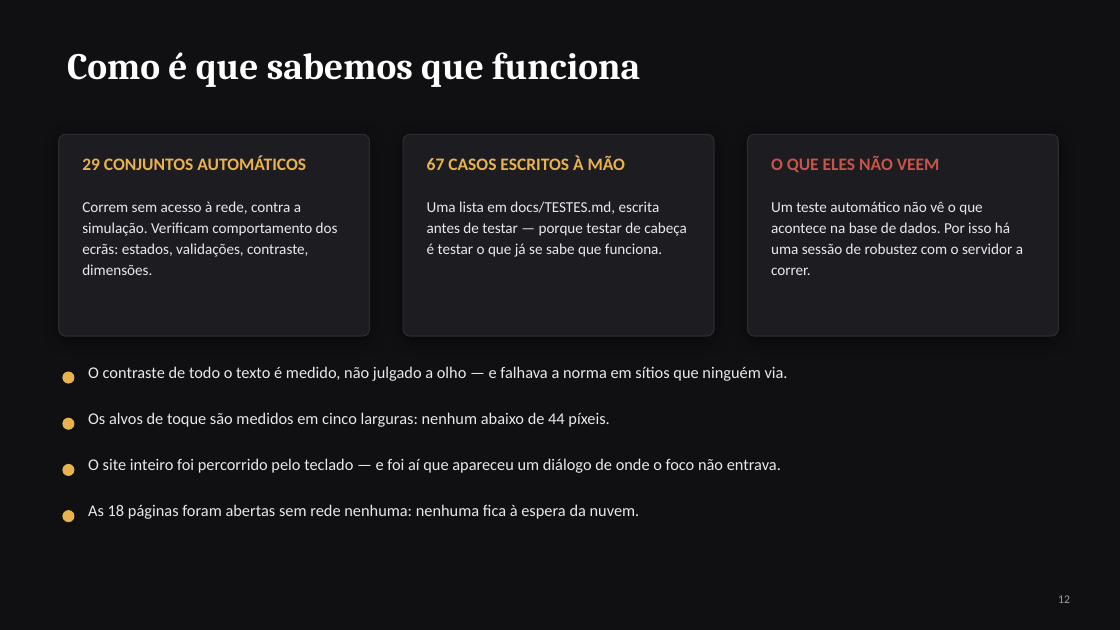
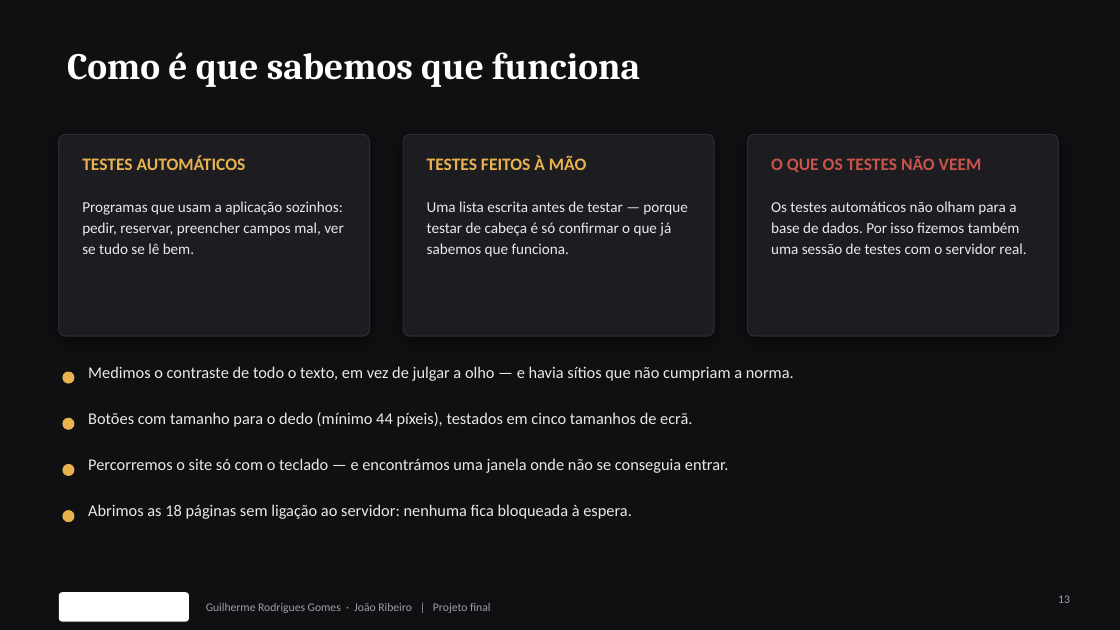
Before and after one commit to Azulindo/Projeto-Final, a slide deck: slide 13 of docs/apresentacao.pptx (slide 12 before the commit). Drawn at 1120x630 pixels with LibreOffice and Linux fonts; fonts in the diff are those of the drawing; background and template pictures are left out. Boxes give left, top, right and bottom in pixels: in the first picture for what was removed or moved away, otherwise in the second. Text is boxed around its words. In the diff, an @@ line names an element or a change of style, - is before the commit and + after.

```diff
--- a/docs/apresentacao.pptx
+++ b/docs/apresentacao.pptx
@@ text at <box>82,156,246,170</box>: text changed @@
-29 CONJUNTOS AUTOMÁTICOS
+TESTES AUTOMÁTICOS
@@ text at <box>427,156,586,170</box>: text changed @@
-67 CASOS ESCRITOS À MÃO
+TESTES FEITOS À MÃO
@@ text at <box>771,156,982,172</box>: text changed @@
-O QUE ELES NÃO VEEM
+O QUE OS TESTES NÃO VEEM
@@ text at <box>82,201,344,254</box>: text changed @@
-Correm sem acesso à rede, contra a simulação. Verificam comportamento dos ecrãs: estados, validações, contraste, dimensões.
+Programas que usam a aplicação sozinhos: pedir, reservar, preencher campos mal, ver se tudo se lê bem.
@@ text at <box>427,201,687,257</box>: text changed @@
-Uma lista em docs/TESTES.md, escrita antes de testar — porque testar de cabeça é testar o que já se sabe que funciona.
+Uma lista escrita antes de testar — porque testar de cabeça é só confirmar o que já sabemos que funciona.
@@ text at <box>771,201,1026,254</box>: text changed @@
-Um teste automático não vê o que acontece na base de dados. Por isso há uma sessão de robustez com o servidor a correr.
+Os testes automáticos não olham para a base de dados. Por isso fizemos também uma sessão de testes com o servidor real.
@@ text at <box>88,366,794,381</box>: text changed @@
-O contraste de todo o texto é medido, não julgado a olho — e falhava a norma em sítios que ninguém via.
+Medimos o contraste de todo o texto, em vez de julgar a olho — e havia sítios que não cumpriam a norma.
@@ text at <box>88,412,692,427</box>: text changed @@
-Os alvos de toque são medidos em cinco larguras: nenhum abaixo de 44 píxeis.
+Botões com tamanho para o dedo (mínimo 44 píxeis), testados em cinco tamanhos de ecrã.
@@ text at <box>88,458,728,473</box>: text changed @@
-O site inteiro foi percorrido pelo teclado — e foi aí que apareceu um diálogo de onde o foco não entrava.
+Percorremos o site só com o teclado — e encontrámos uma janela onde não se conseguia entrar.
@@ text at <box>88,504,632,519</box>: text changed @@
-As 18 páginas foram abertas sem rede nenhuma: nenhuma fica à espera da nuvem.
+Abrimos as 18 páginas sem ligação ao servidor: nenhuma fica bloqueada à espera.
@@ rounded rectangle added at <box>59,592,189,622</box>, fill #FFFFFF @@
@@ text added at <box>206,603,490,613</box>, 10 pt, text #9AA0A6 @@
+Guilherme Rodrigues Gomes · João Ribeiro | Projeto final
```
Also in this commit, not shown: 15 other slides changed, 1 slide added.
